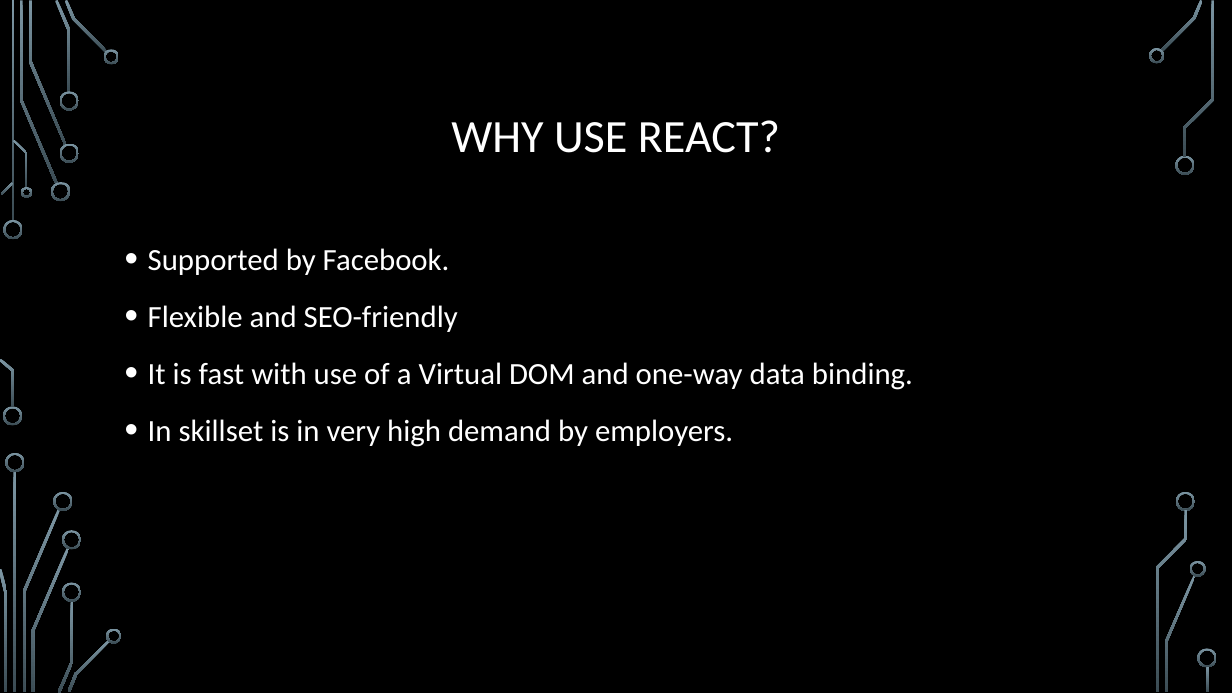
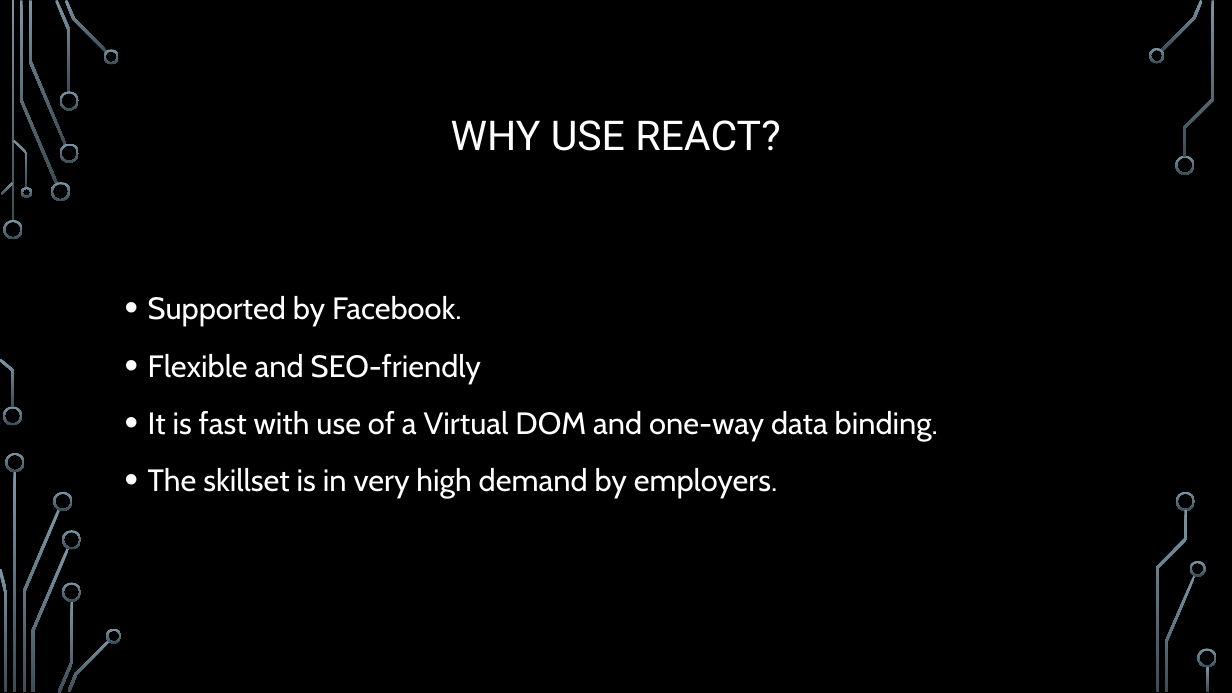
Before and after one commit to kenxwagner/ken_teaches, a slide deck: slide 4 of React/slides/react_lessons_slides.pptx. Drawn at 1232x693 pixels with LibreOffice and Linux fonts; fonts in the diff are those of the drawing; background and template pictures are left out. Boxes give left, top, right and bottom in pixels: in the first picture for what was removed or moved away, otherwise in the second. Text is boxed around its words. In the diff, an @@ line names an element or a change of style, - is before the commit and + after.

Commit message:
Update
Better font use for visual appeal

```diff
--- a/React/slides/react_lessons_slides.pptx
+++ b/React/slides/react_lessons_slides.pptx
@@ title "WHY USE REACT?" at (451,120,780,151): size 36 to 32 pt, font Calibri to Roboto @@
@@ text at (148,296,938,441): font Calibri to Cabin in "Supported by Facebook.", "Flexible and SEO-friendly", "It is fast with use of a ..." @@
@@ text at (148,468,778,498): text changed; font Calibri to Cabin @@
-• In skillset is in very high demand by employers.
+• The skillset is in very high demand by employers.
```
Also in this commit, not shown: 2 other slides changed, 1 slide added.
